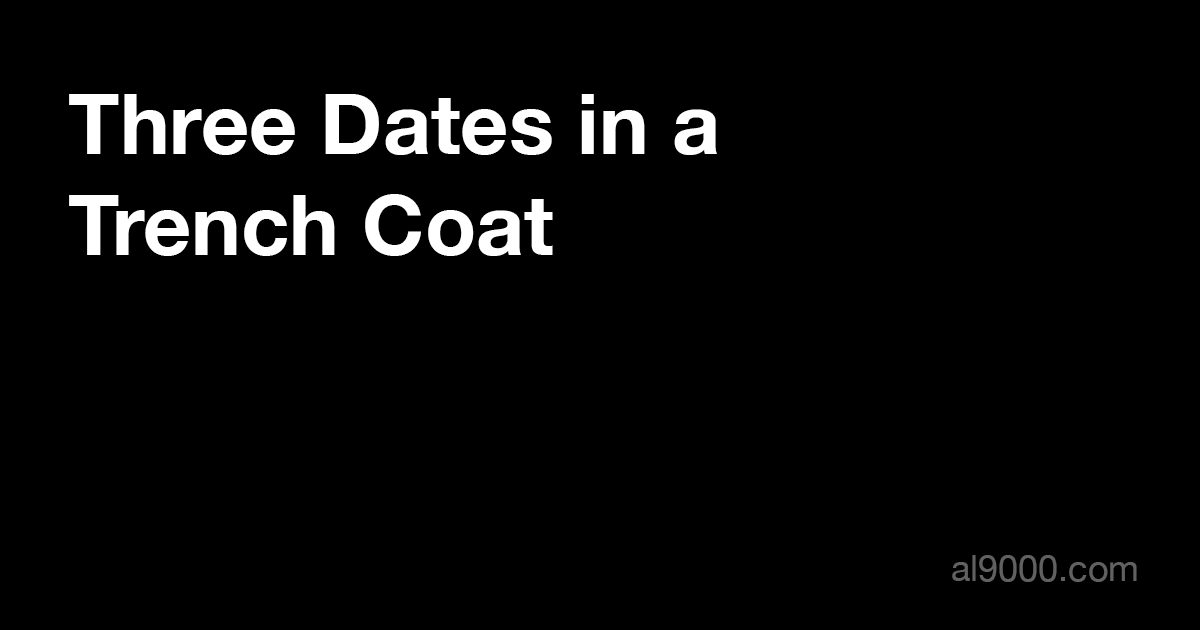
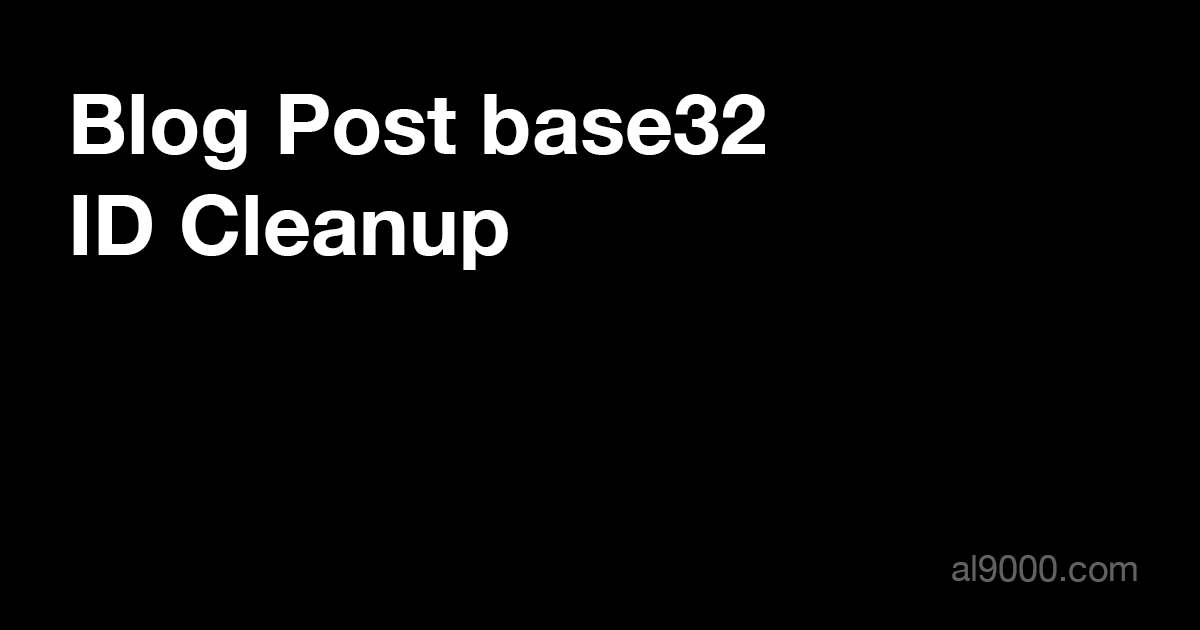
Layer changes from the first 1200 x 630 image to the second:
renamed "Three Dates in a Trench Coat" to "Blog Post base32 ID Cleanup", painted on it over box(69, 94, 765, 270)